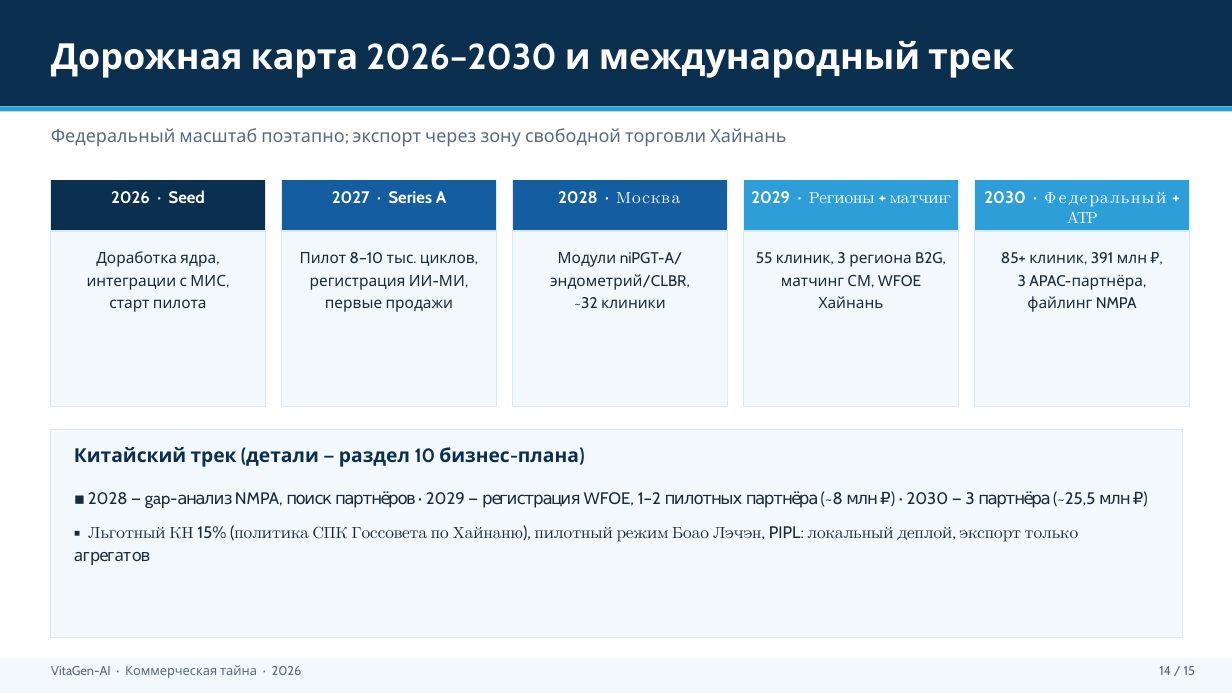
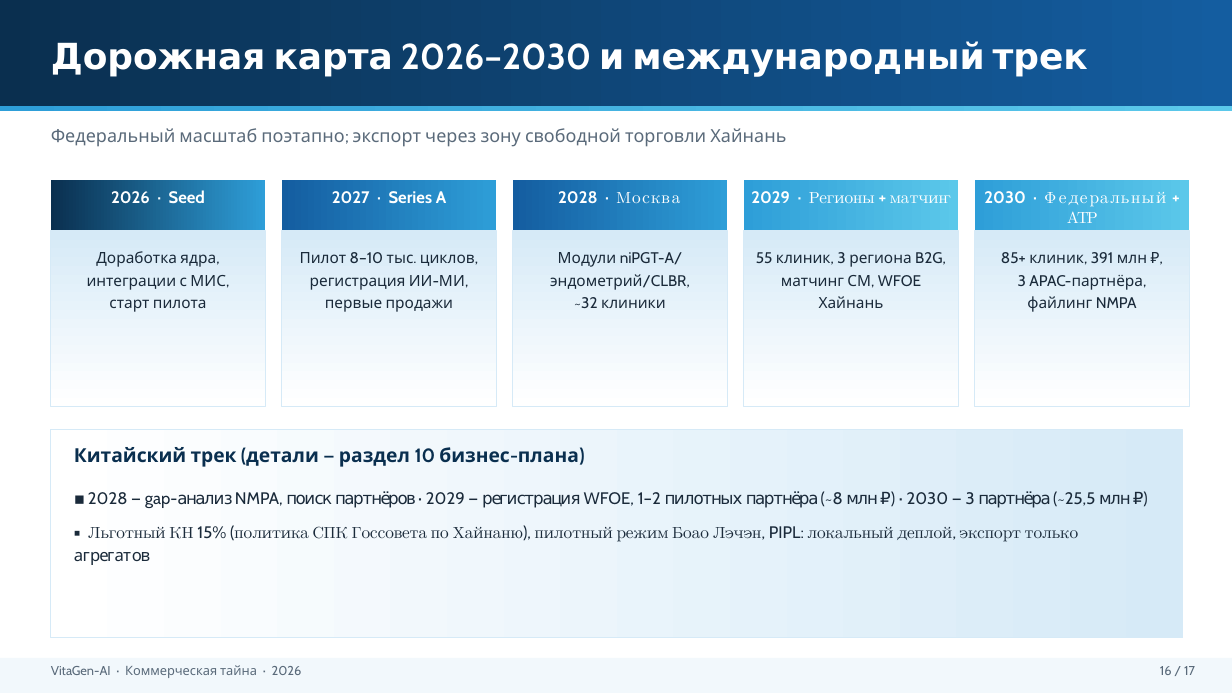
Before and after one commit to Mary-RND/vebinar-ii-analitik-landing, a slide deck: slide 16 of Business plan/Готовые документы/VitaGen_Инвестиционная_презентация.pptx (slide 14 before the commit). Drawn at 1232x693 pixels with LibreOffice and Linux fonts; fonts in the diff are those of the drawing. Boxes give left, top, right and bottom in pixels: in the first picture for what was removed or moved away, otherwise in the second. Text is boxed around its words. In the diff, an @@ line names an element or a change of style, - is before the commit and + after.

```diff
--- a/Business plan/Готовые документы/VitaGen_Инвестиционная_презентация.pptx
+++ b/Business plan/Готовые документы/VitaGen_Инвестиционная_презентация.pptx
@@ rectangle at [0, 0, 1232, 106]: fill #0A2F4F to gradient #0A2F4F to #145DA0 @@
@@ rectangle at [51, 180, 265, 231]: fill #0A2F4F to gradient #0A2F4F to #2E9ED8 @@
@@ rectangle at [282, 180, 496, 231]: fill #145DA0 to gradient #145DA0 to #2E9ED8 @@
@@ rectangle at [513, 180, 727, 231]: fill #145DA0 to gradient #145DA0 to #2E9ED8 @@
@@ fill #2E9ED8 to gradient #2E9ED8 to #5BC8EA in 3 elements at [0, 106, 1232, 112], [744, 180, 958, 231], [975, 180, 1189, 231] @@
@@ fill #F2F8FC to gradient #FFFFFF to #D6EAF7 in 6 elements at [51, 231, 265, 407], [282, 231, 496, 407], [513, 231, 727, 407], [744, 231, 958, 407], [975, 231, 1189, 407], [51, 430, 1183, 638] @@
@@ text at [1160, 666, 1195, 675]: text changed @@
-14 / 15
+16 / 17
```
Also in this commit, not shown: 14 other slides changed, 2 slides added, 11 other files.
